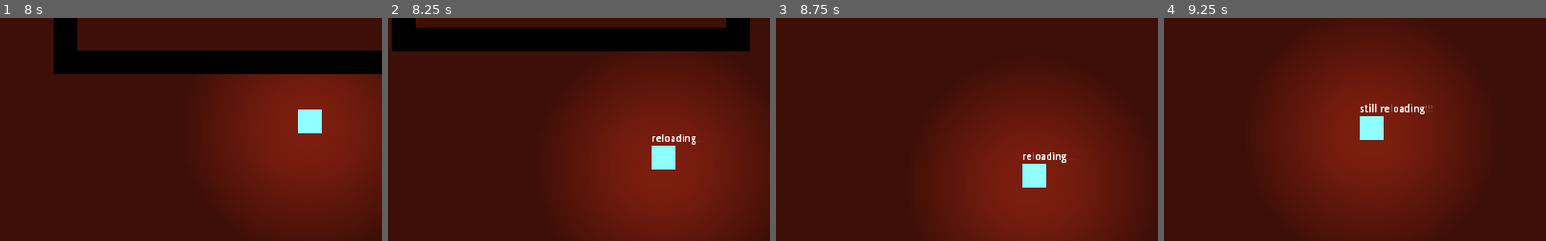
Above: before the commit, frames 1-4 (left to right).
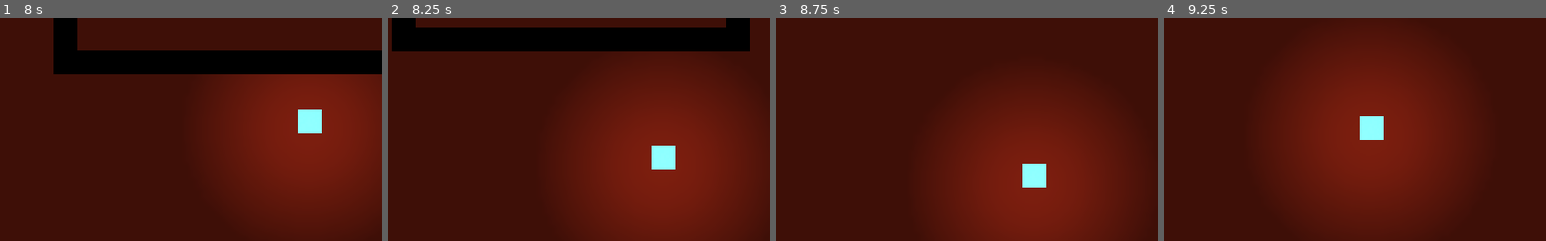
Above: after the commit, the same moments.

Repository: quiet-night-studio/redemption
Game: Godot game, scene res://scenes/Level.tscn
The game is run twice, just before and just after one commit, with the same random seed, the same clock (stepped at 60 frames per second) and the same inputs.
Inputs (mouse positions are % of the whole screen's width and height, from its top left):
- Up to frame 1 (8 s): tap Enter at 0.5 s; move the mouse to (72, 45) at 0.52 s; hold Right (ui_right) 0.53-1.28 s; click (72, 45) at 0.6 s; move the mouse to (30, 55) at 1.27 s; hold Down (ui_down) 1.28-2.03 s; click (30, 55) at 1.35 s; move the mouse to (60, 28) at 2.02 s; hold Right (ui_right) 2.03-2.78 s; click (60, 28) at 2.1 s; move the mouse to (45, 70) at 2.77 s; hold Up (ui_up) 2.78-3.53 s; click (45, 70) at 2.85 s; move the mouse to (80, 65) at 3.52 s; hold Left (ui_left) 3.53-5.03 s; click (80, 65) at 3.6 s; move the mouse to (20, 35) at 4.27 s; click (20, 35) at 4.35 s; move the mouse to (55, 50) at 5.02 s; hold Down (ui_down) 5.03-5.78 s; click (55, 50) at 5.1 s; move the mouse to (35, 25) at 5.77 s; hold Right (ui_right) 5.78-6.53 s; click (35, 25) at 5.85 s; move the mouse to (72, 45) at 6.52 s; hold Up (ui_up) 6.53-7.28 s; click (72, 45) at 6.6 s; move the mouse to (30, 55) at 7.27 s; hold Right (ui_right) from 7.28 s (still down); click (30, 55) at 7.35 s
- Up to frame 2 (8.25 s): move the mouse to (60, 28) at 8.02 s; release Right (ui_right) at 8.03 s; hold Down (ui_down) from 8.03 s (still down); click (60, 28) at 8.1 s
- Up to frame 3 (8.75 s): keep holding Down (ui_down)
- Up to frame 4 (9.25 s): move the mouse to (45, 70) at 8.77 s; release Down (ui_down) at 8.78 s; hold Left (ui_left) from 8.78 s (still down); click (45, 70) at 8.85 s
The pictures show only the part of the screen within x 16-66%, y 26-76%; the shares and areas given below are measured in that part.

Frame 1 is identical in both runs. In frame 2, 0.2% of the frame differs, in the area x 69-81%, y 52-57%; in frame 3, 0.2%; in frame 4, 0.4%, in the area x 51-71%, y 38-44%.

Commit message:
Removed Info label
The info label for the 'reloading...' and 'still reloading!' text was removed.

Diff:
--- a/scenes/Player.tscn
+++ b/scenes/Player.tscn
@@ -38,13 +38,6 @@
 [node name="ReloadTimer" type="Timer" parent="."]
 one_shot = true
 
-[node name="Info" type="Label" parent="."]
-margin_left = -16.0
-margin_top = -32.0
-margin_right = 43.0
-margin_bottom = -18.0
-align = 1
-
 [node name="HazzardArea" type="Area2D" parent="."]
 position = Vector2( -1.43051e-06, -4.76837e-07 )
 scale = Vector2( 3.2, 3.2 )
--- a/scripts/Player.gd
+++ b/scripts/Player.gd
@@ -5,7 +5,6 @@
 enum State { NORMAL, RELOADING }
 
 onready var reload_timer := $ReloadTimer
-onready var info_label := $Info
 onready var hazzard_area := $HazzardArea
 onready var aura_damage_timer := $AuraDamageTimer
 
@@ -31,7 +30,6 @@
 
 # Timeout for how long it takes to reload.
 func _on_reload_timer_timeout() -> void:
-	info_label.text = ""
 	current_state = State.NORMAL
 	GameManager.current_bullets = GameManager.magazine_size
 
@@ -63,13 +61,10 @@
 
 	if Input.is_action_just_pressed("shoot"):
 		if current_state == State.RELOADING:
-			info_label.text = "still reloading!!!"
 			return
 
 		GameManager.current_bullets -= 1
 		if GameManager.current_bullets < 0:
-			info_label.text = "reloading..."
-			GameManager.current_bullets = 0
 			current_state = State.RELOADING
 			reload_timer.start()
 			return
